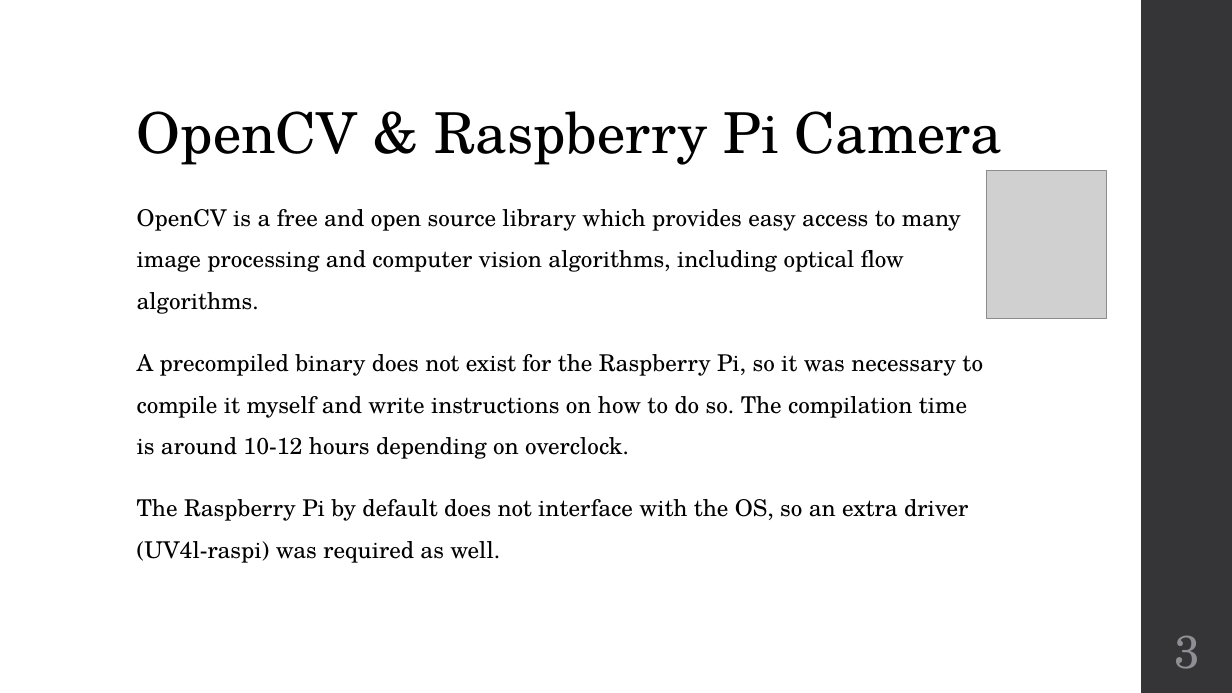
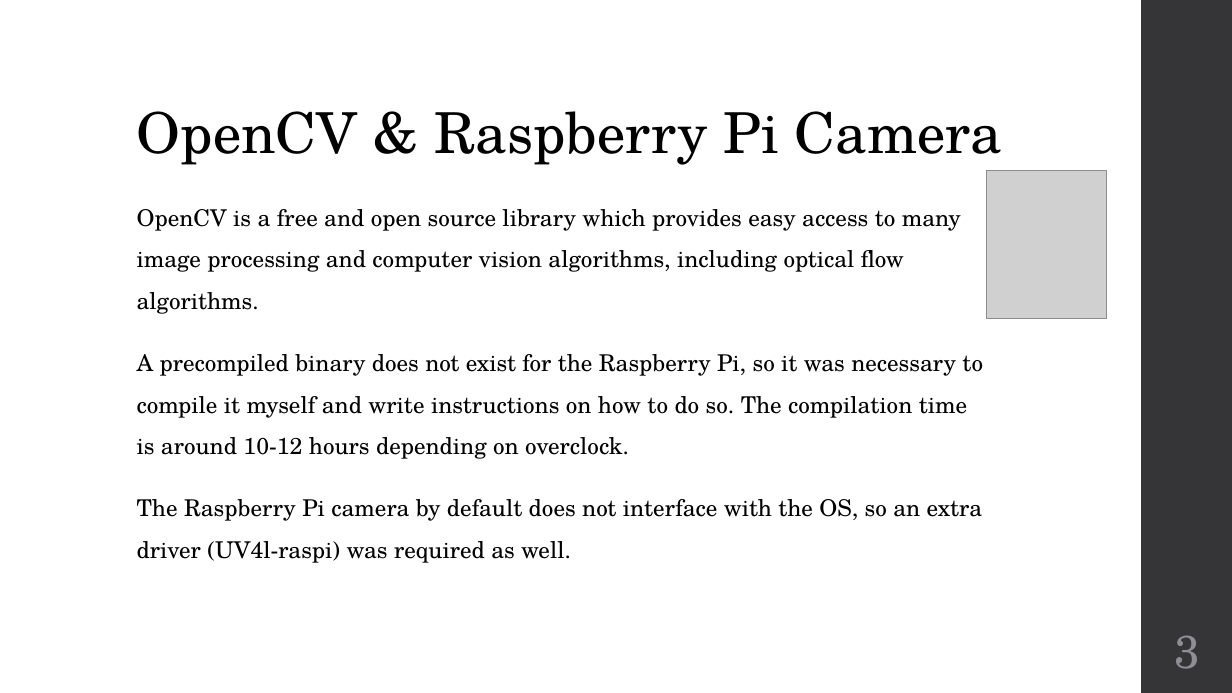
Before and after one commit to JamieMagee/IIB-Project, a slide deck: slide 3 of docs/presentation/presentation.ppt. Drawn at 1232x693 pixels with LibreOffice and Linux fonts; fonts in the diff are those of the drawing; grey boxes stand for pictures. Boxes give left, top, right and bottom in pixels: in the first picture for what was removed or moved away, otherwise in the second. Text is boxed around its words. In the diff, an @@ line names an element or a change of style, - is before the commit and + after.

Commit message:
Update presentation, add sample sequences

```diff
--- a/docs/presentation/presentation.ppt
+++ b/docs/presentation/presentation.ppt
@@ text at (x1=137, y1=499, x2=982, y2=563): text changed @@
-The Raspberry Pi by default does not interface with the OS, so an extra driver (UV4l-raspi) was required as well.
+The Raspberry Pi camera by default does not interface with the OS, so an extra driver (UV4l-raspi) was required as well.
```
Also in this commit, not shown: 32 other files.
